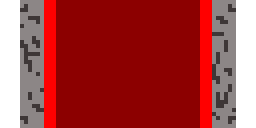
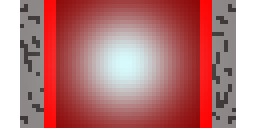
Layer changes from the first (256, 128) image to the second:
added layer "Layer 4" above "Layer 1" over <box>20,0,232,128</box>
